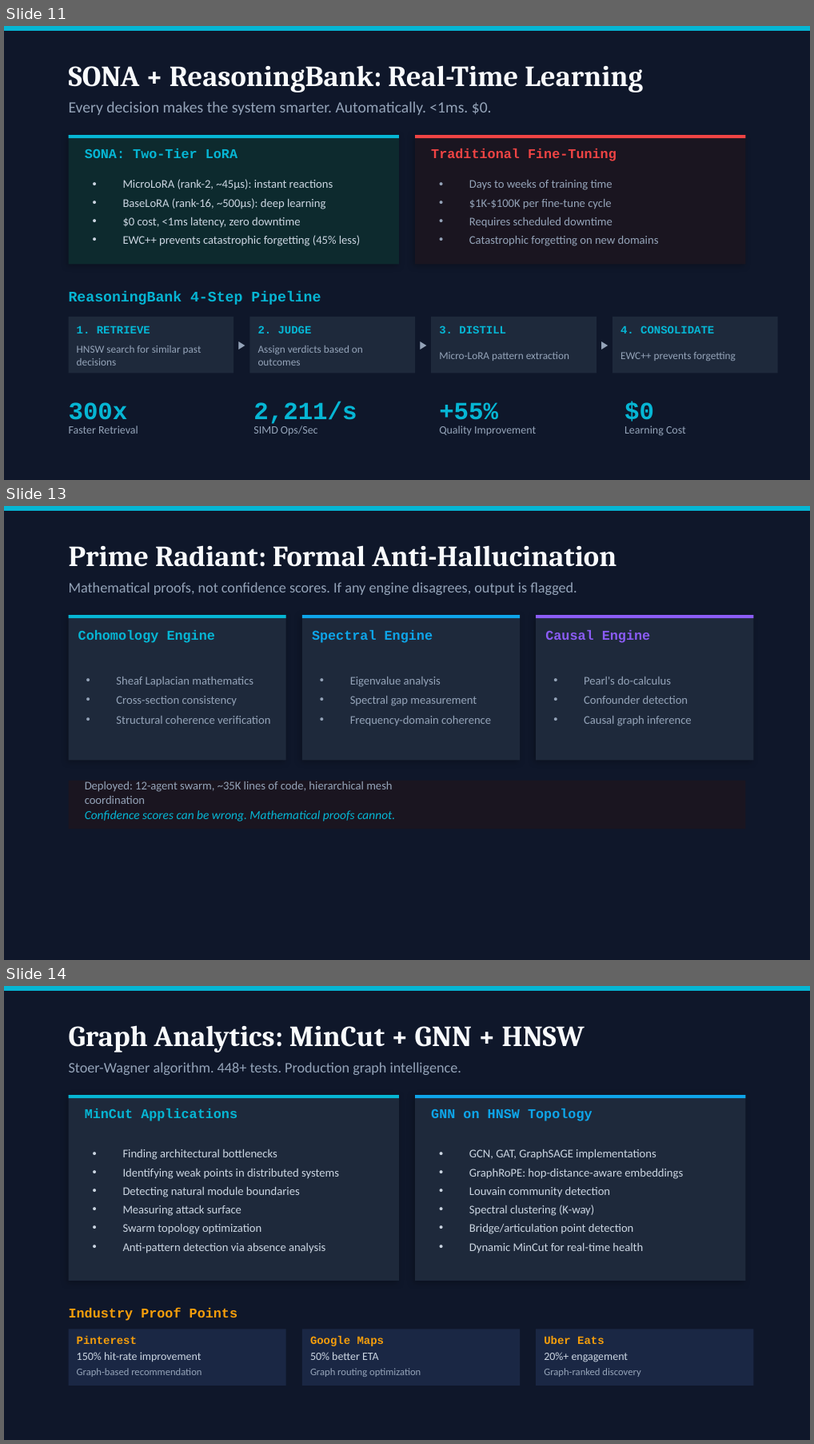
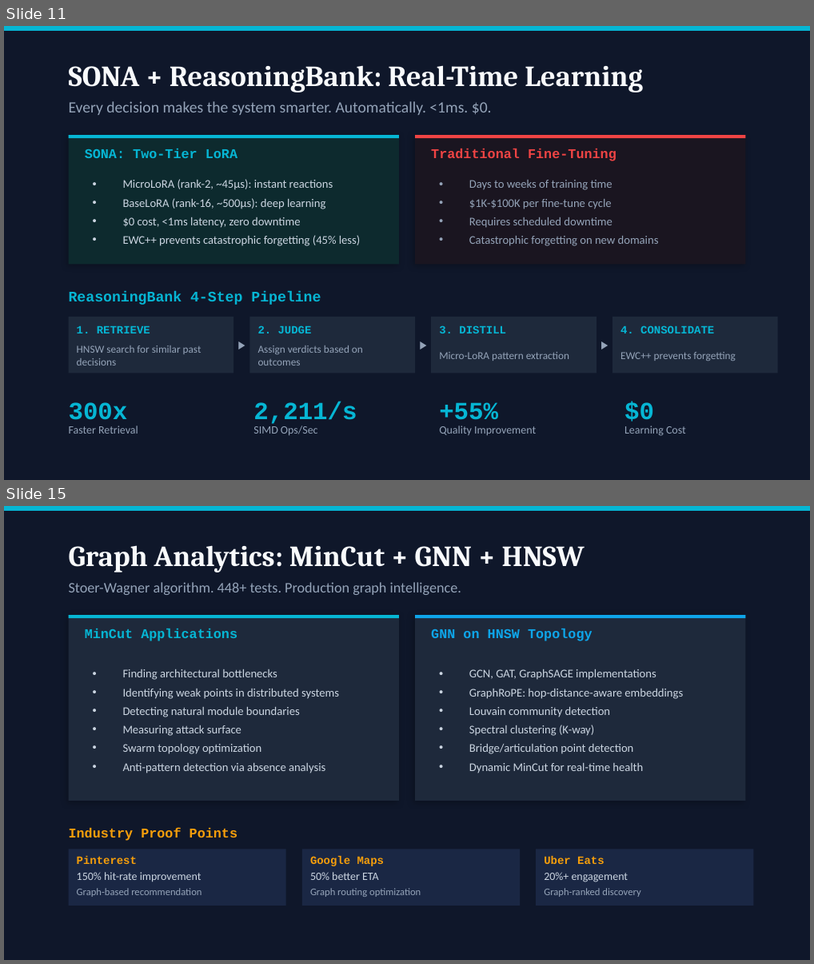
Before and after one commit to JLMA-Agentic-Ai/jlma-Ask-Ruvnet, a slide deck: docs/presentations/CTO-Deck-RuvNet-2026.pptx. Shown one above the other, each under a label of ours: slides 11, 13 and 14 before the commit, slides 11 and 15 after it; the slides between them are not shown. The pictures are 814x1444 and 814x964 pixels, drawn with LibreOffice and Linux fonts; fonts in the diff are those of the drawing. Boxes give left, top, right and bottom in pixels: in the first picture for what was removed or moved away, otherwise in the second. Text is boxed around its words. In the diff, an @@ line names an element or a change of style, - is before the commit and + after.

```diff
--- a/docs/presentations/CTO-Deck-RuvNet-2026.pptx
+++ b/docs/presentations/CTO-Deck-RuvNet-2026.pptx
@@ slide 13 removed at bbox=[4, 506, 810, 960], background #0F172A @@
@@ rectangle removed at bbox=[4, 506, 810, 511] @@
@@ text removed at bbox=[69, 545, 617, 567] @@
-Prime Radiant: Formal Anti-Hallucination
@@ text removed at bbox=[69, 582, 578, 595] @@
-Mathematical proofs, not confidence scores. If any engine disagrees, output is flagged.
@@ rectangle removed at bbox=[69, 615, 286, 760] @@
@@ rectangle removed at bbox=[69, 615, 286, 618] @@
@@ rectangle removed at bbox=[302, 615, 520, 760] @@
@@ rectangle removed at bbox=[302, 615, 520, 618] @@
@@ rectangle removed at bbox=[536, 615, 754, 760] @@
@@ rectangle removed at bbox=[536, 615, 754, 618] @@
@@ text removed at bbox=[78, 630, 215, 643] @@
-Cohomology Engine
@@ text removed at bbox=[312, 630, 433, 643] @@
-Spectral Engine
@@ text removed at bbox=[546, 630, 650, 643] @@
-Causal Engine
@@ text removed at bbox=[116, 676, 270, 724] @@
-• Sheaf Laplacian mathematics
-• Cross-section consistency
-• Structural coherence verification
@@ text removed at bbox=[350, 676, 491, 726] @@
-• Eigenvalue analysis
-• Spectral gap measurement
-• Frequency-domain coherence
@@ text removed at bbox=[584, 676, 692, 726] @@
-• Pearl's do-calculus
-• Confounder detection
-• Causal graph inference
@@ rectangle removed at bbox=[69, 780, 746, 828] @@
@@ text removed at bbox=[85, 781, 392, 804] @@
-Deployed: 12-agent swarm, ~35K lines of code, hierarchical mesh coordination
@@ text removed at bbox=[85, 810, 395, 821] @@
-Confidence scores can be wrong. Mathematical proofs cannot.
@@ what was slide 14 is now slide 15 @@
```
Also in this commit, not shown: 7 slides changed, 2 slides added, 7 other files.
